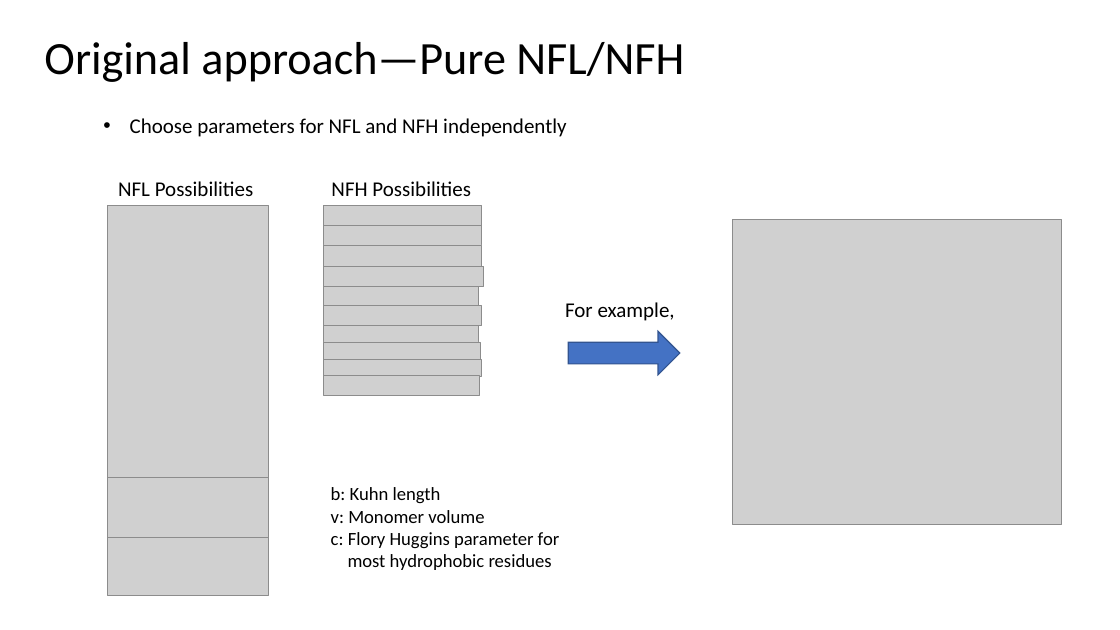
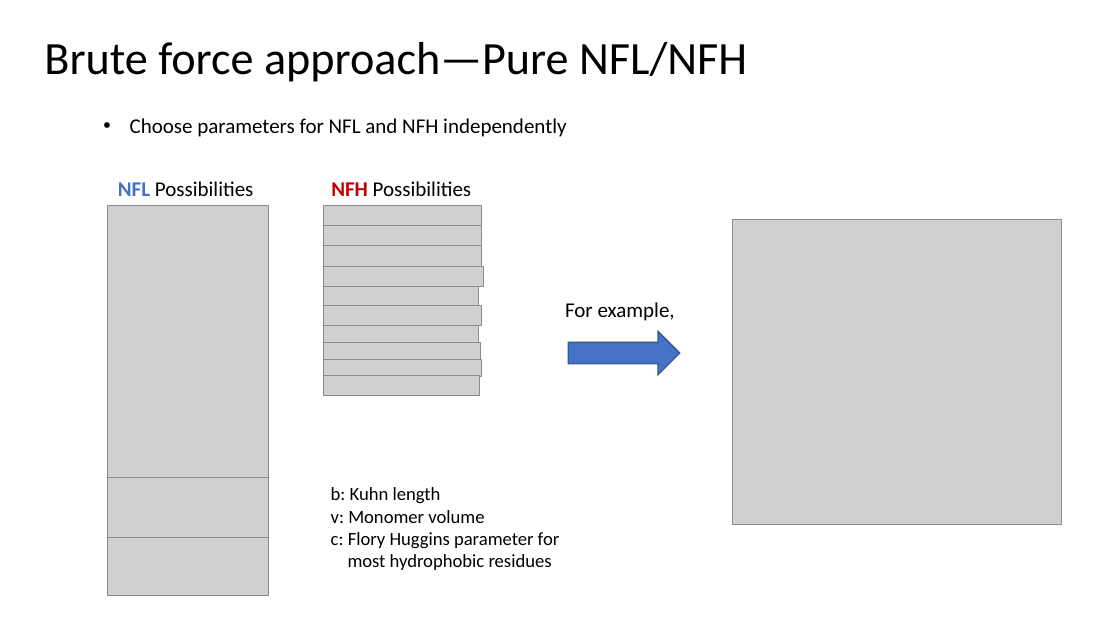
Before and after one commit to tyokokur/presentations, a slide deck: slide 2 of 20230331 EAD Update.pptx. Drawn at 1120x630 pixels with LibreOffice and Linux fonts; fonts in the diff are those of the drawing; grey boxes stand for pictures. Boxes give left, top, right and bottom in pixels: in the first picture for what was removed or moved away, otherwise in the second. Text is boxed around its words. In the diff, an @@ line names an element or a change of style, - is before the commit and + after.

```diff
--- a/20230331 EAD Update.pptx
+++ b/20230331 EAD Update.pptx
@@ title at bbox=[44, 42, 747, 82]: text changed @@
-Original approach—Pure NFL/NFH
+Brute force approach—Pure NFL/NFH
@@ text "NFL Possibilities" at bbox=[118, 181, 253, 196]: text colour #000000 to #4472C4, bold on in "NFL" @@
@@ text "NFH Possibilities" at bbox=[331, 181, 471, 196]: text colour #000000 to #C00000, bold on in "NFH" @@
```
Also in this commit, not shown: 3 other slides changed.
